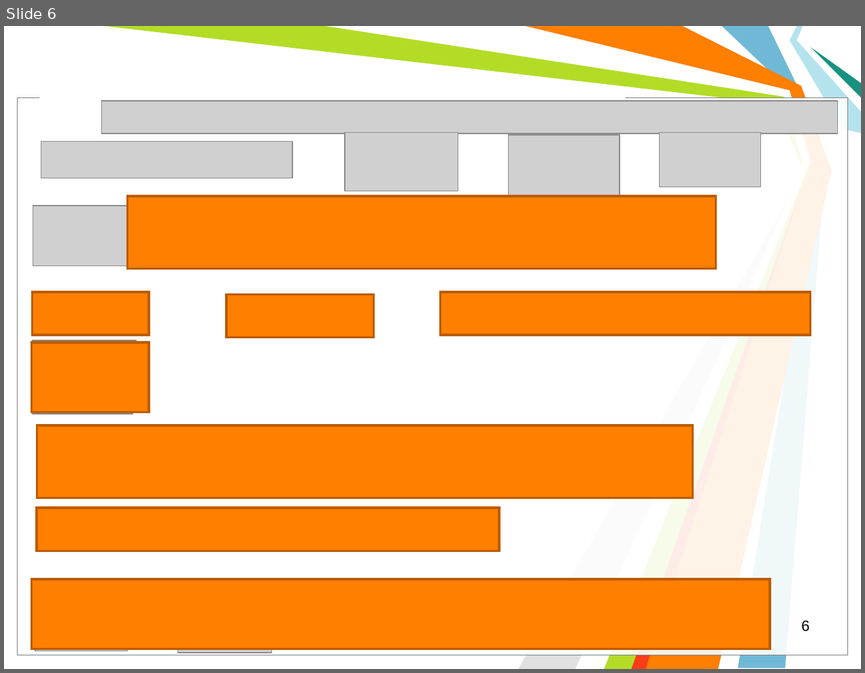
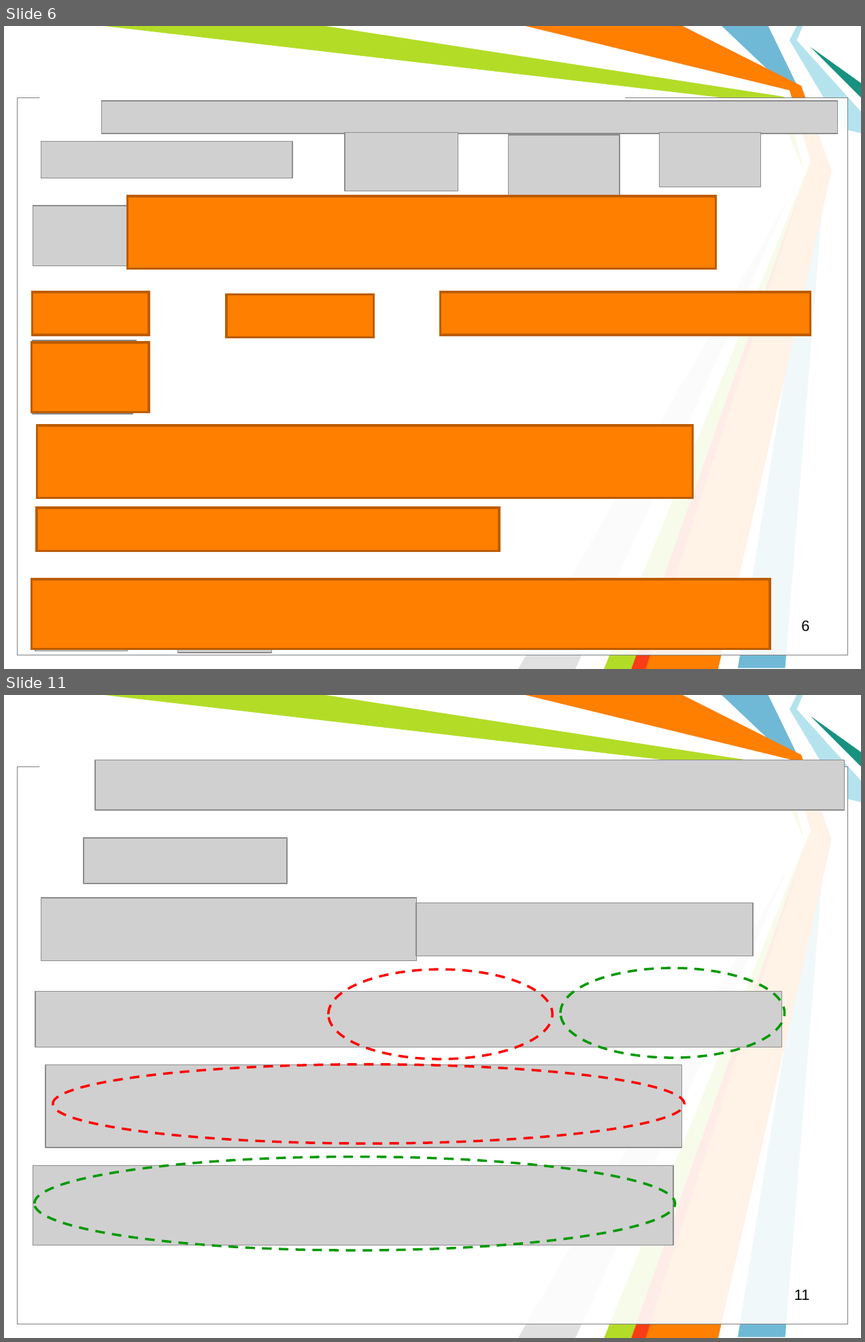
Before and after one commit to l432/NMK, a slide deck: Lecture/Chem/Lessons10/Less00_10sN.ppt. Shown one above the other, each under a label of ours: slide 6 before the commit, slides 6 and 11 after it; the slides between them are not shown. The pictures are 865x673 and 865x1342 pixels, drawn with LibreOffice and Linux fonts; fonts in the diff are those of the drawing; grey boxes stand for pictures; background and template pictures are left out. Boxes give left, top, right and bottom in pixels: in the first picture for what was removed or moved away, otherwise in the second. Text is boxed around its words. In the diff, an @@ line names an element or a change of style, - is before the commit and + after.

```diff
--- a/Lecture/Chem/Lessons10/Less00_10sN.ppt
+++ b/Lecture/Chem/Lessons10/Less00_10sN.ppt
@@ slide 11 added at (4,695,861,1338), background #FFFFFF; not listed: 11 template elements that a slide beside it also shows @@
@@ picture added at (95,760,844,811) @@
@@ picture added at (84,838,287,883) @@
@@ picture added at (41,898,417,962) @@
@@ picture added at (416,902,753,955) @@
@@ ellipse added at (328,969,551,1059), outline #FF0000 2.01 pt dashed @@
@@ ellipse added at (560,968,784,1057), outline #009900 2.01 pt dashed @@
@@ picture added at (36,991,782,1047) @@
@@ picture added at (45,1064,682,1147) @@
@@ ellipse added at (53,1064,684,1143), outline #FF0000 2.01 pt dashed @@
@@ ellipse added at (34,1157,675,1250), outline #009900 2.01 pt dashed @@
@@ picture added at (33,1166,673,1245) @@
@@ page number added at (794,1289,810,1300), 12.5 pt, text #000000 @@
+11
```
Also in this commit, not shown: 8 other slides added, 4 slides removed, 1 other file.
